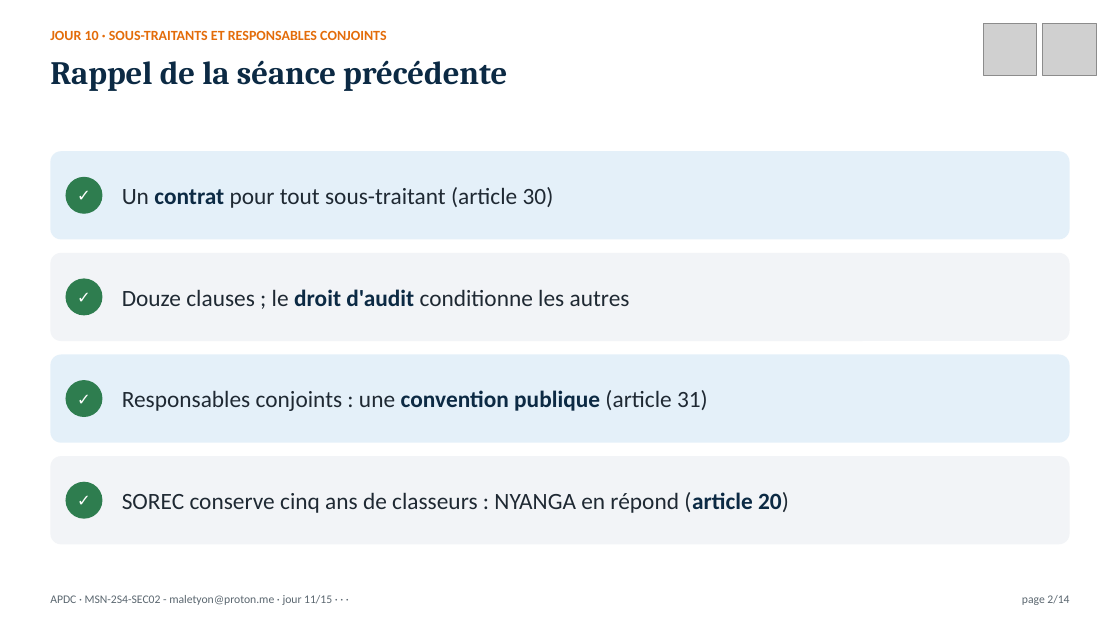
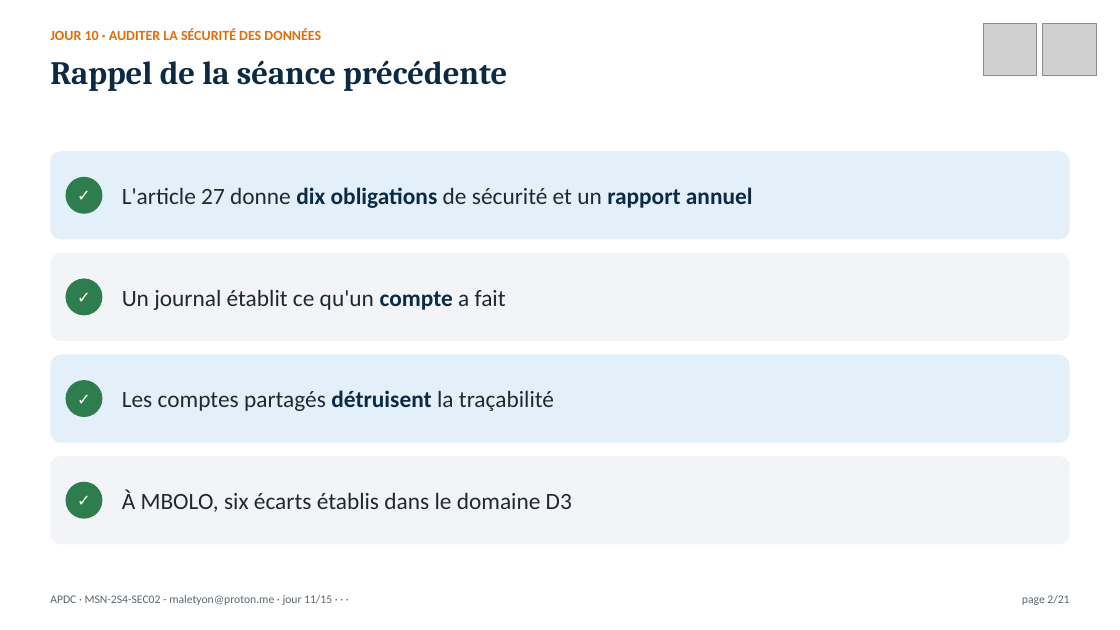
Before and after one commit to MaletYon/cours-apdc, a slide deck: slide 2 of Présentation/APDC_J11.pptx. Drawn at 1120x630 pixels with LibreOffice and Linux fonts; fonts in the diff are those of the drawing; grey boxes stand for pictures. Boxes give left, top, right and bottom in pixels: in the first picture for what was removed or moved away, otherwise in the second. Text is boxed around its words. In the diff, an @@ line names an element or a change of style, - is before the commit and + after.

```diff
--- a/Présentation/APDC_J11.pptx
+++ b/Présentation/APDC_J11.pptx
@@ text at box(50, 29, 321, 40): text changed @@
-JOUR 10 · SOUS-TRAITANTS ET RESPONSABLES CONJOINTS
+JOUR 10 · AUDITER LA SÉCURITÉ DES DONNÉES
@@ text at box(122, 187, 753, 208): text changed @@
-Un contrat pour tout sous-traitant (article 30)
+L'article 27 donne dix obligations de sécurité et un rapport annuel
@@ text at box(122, 289, 506, 310): text changed @@
-Douze clauses ; le droit d'audit conditionne les autres
+Un journal établit ce qu'un compte a fait
@@ text at box(122, 390, 554, 411): text changed @@
-Responsables conjoints : une convention publique (article 31)
+Les comptes partagés détruisent la traçabilité
@@ text at box(122, 489, 572, 512): text changed @@
-SOREC conserve cinq ans de classeurs : NYANGA en répond (article 20)
+À MBOLO, six écarts établis dans le domaine D3
@@ text at box(1022, 595, 1069, 605): text changed @@
-page 2/14
+page 2/21
```
Also in this commit, not shown: 12 other slides changed, 7 slides added, 53 other files.
